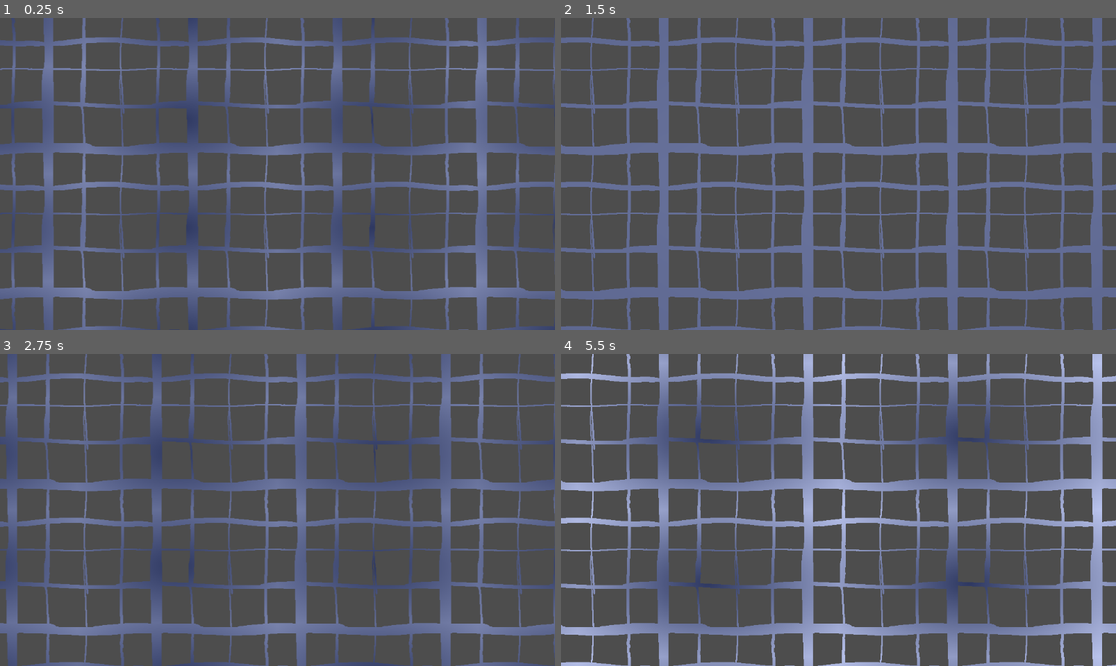
Above: before the commit, frames 1-4 (two rows, left to right).
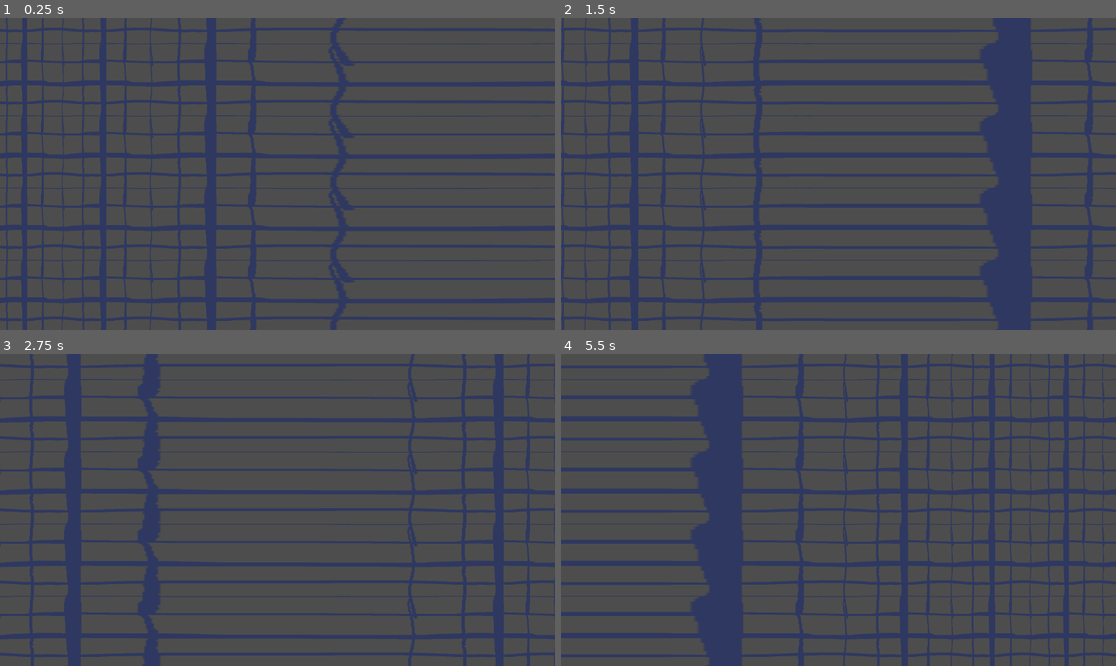
Above: after the commit, the same moments.

Repository: alex-mike-mark-again/godot-combat
Game: Godot game, scene res://test_scenes/shader_playground.tscn
Same seed, same stepped clock (60 frames per second), same inputs: the game is played once before the commit and once after it. This scene is started directly instead of the project's main scene.
Inputs (mouse positions are in pixels of both pictures, inside the frame that each line leads up to):
- Up to frame 1 (0.25 s): no input
- Up to frame 2 (1.5 s): move the mouse to (810, 236) at 0.52 s; move the mouse to (1005, 220) at 1.27 s
- Up to frame 3 (2.75 s): move the mouse to (111, 463) at 2.02 s
- Up to frame 4 (5.5 s): move the mouse to (866, 510) at 2.77 s; move the mouse to (755, 432) at 3.52 s; move the mouse to (960, 494) at 4.27 s; move the mouse to (727, 525) at 5.02 s

The runs differ from the first frame. In frame 1, 40% of the frame differs, in the area x 0-100%, y 0-100%; in frame 2, 44%; in frame 3, 40%; in frame 4, 45%.

Commit message:
i don't know what this change is i am just trying to finish this so i can say i've finished something.

Diff:
--- a/test_scenes/shader_playground.gdshader
+++ b/test_scenes/shader_playground.gdshader
@@ -4,11 +4,12 @@
 // COLOR
 
 void fragment() {
-	vec2 uv = FRAGCOORD.xy * SCREEN_PIXEL_SIZE * 2.0 - 1.0;
-	uv = fract(uv*1.5*cos(TIME))-0.5;
-	float d = length(uv);
-	vec2 m = vec2(0.5,0.0);
-	vec4 c = texture(TEXTURE, UV+(TIME*m));
-	vec3 r = c.xyz + (d/(2.0+sin(TIME)));
-	COLOR = vec4(r,c.w);
+	//vec2 uv = FRAGCOORD.xy * SCREEN_PIXEL_SIZE * 2.0 - 1.0;
+	//uv = fract(uv*1.5*cos(TIME))-0.5;
+	//float d = length(uv);
+	//vec2 m = vec2(0.5,0.0);
+	//vec4 c = texture(TEXTURE, UV+(TIME*m));
+	//vec3 r = c.xyz + (d/(2.0+sin(TIME)));
+	//COLOR = vec4(r,c.w);
+	COLOR = texture(TEXTURE, UV + vec2(sin(UV.x+(TIME/2.0)),UV.y));
 }
